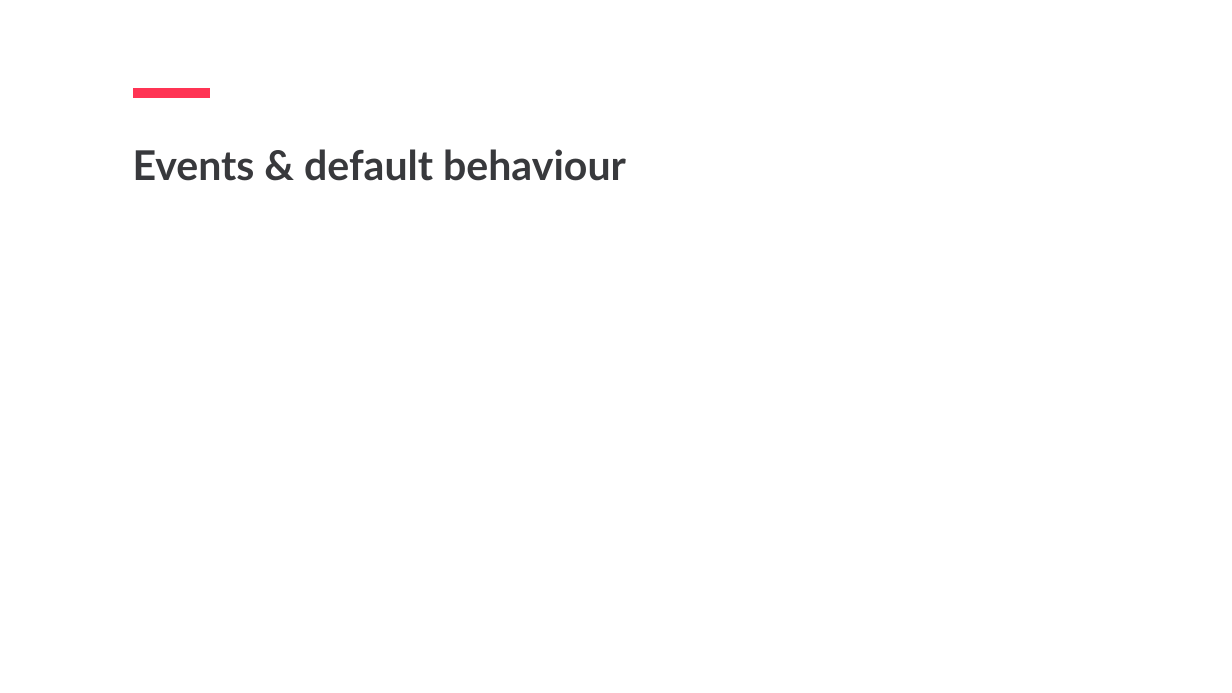
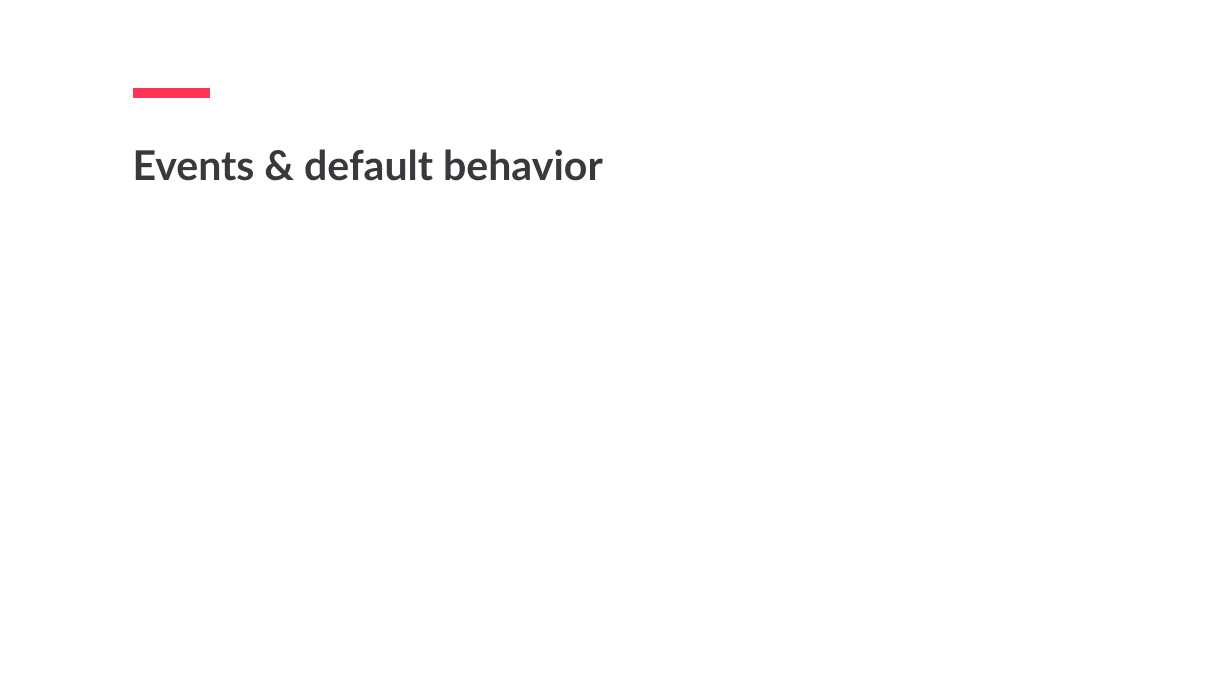
Before and after one commit to jpotapova/js-lecture-2, a slide deck: slide 18 of slides.pptx (slide 16 before the commit). Drawn at 1232x693 pixels with LibreOffice and Linux fonts; fonts in the diff are those of the drawing. Boxes give left, top, right and bottom in pixels: in the first picture for what was removed or moved away, otherwise in the second. Text is boxed around its words. In the diff, an @@ line names an element or a change of style, - is before the commit and + after.

```diff
--- a/slides.pptx
+++ b/slides.pptx
@@ text at bbox=[133, 149, 603, 181]: text changed @@
-Events & default behaviour
+Events & default behavior
```
Also in this commit, not shown: 2 other slides changed, 11 slides added, 1 slide removed, 11 other files.
